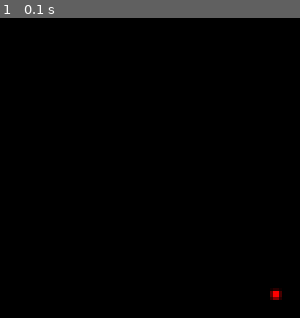
Above: before the commit, frame 1.
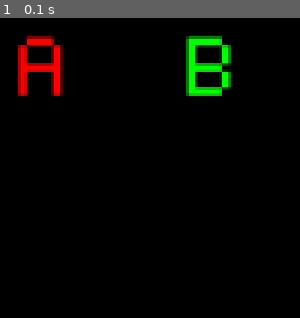
Above: after the commit, the same moment.

Repository: Christever/FantasyComputer128
Game: LÖVE game, started from main.lua
Two runs of this game, one before a commit and one after it. Both use one fixed random seed, a clock stepped at 60 frames per second and the inputs below.
Inputs:
- Up to frame 1 (0.1 s): no input

The runs differ from the first frame. In frame 1, 4.0% of the frame differs, in the area x 6-94%, y 6-94%.

Commit message:
Ajoute la fonction drawText à la classe Video pour afficher des chaînes de caractères et met à jour les tests en conséquence

Diff:
--- a/system/video/Video.lua
+++ b/system/video/Video.lua
@@ -140,6 +140,26 @@
     end
 end
 
+--- Affiche une chaîne de caractères
+---@param x integer position X
+---@param y integer position Y
+---@param text string texte à afficher
+---@param colorIndex integer? couleur facultative
+function Video:drawText(x, y, text, colorIndex)
+    colorIndex = colorIndex or self.currentColor
+
+    for i = 1, #text do
+        local character = text:sub(i, i)
+
+        self:drawChar(
+            x + (i - 1) * Font.CHAR_WIDTH,
+            y,
+            character,
+            colorIndex
+        )
+    end
+end
+
 --- Dessine un pixel avec la couleur courante
 ---@param x integer coordonnée X
 ---@param y integer coordonnée Y
--- a/system/video/VideoTest.lua
+++ b/system/video/VideoTest.lua
@@ -17,12 +17,10 @@
     video:clear(0)
 
     video:setColor(1)
-    video:plot(50, 50)
+    video:drawChar(20, 20, "A")
 
-    local color = video:getPoint(50, 50)
-
-    print("Couleur du pixel :", color)
-    print("Pixel vide :", video:getPoint(60, 60))
+    video:setColor(2)
+    video:drawChar(40, 20, "B")
     print("Test setPixel terminé")
 end
 
